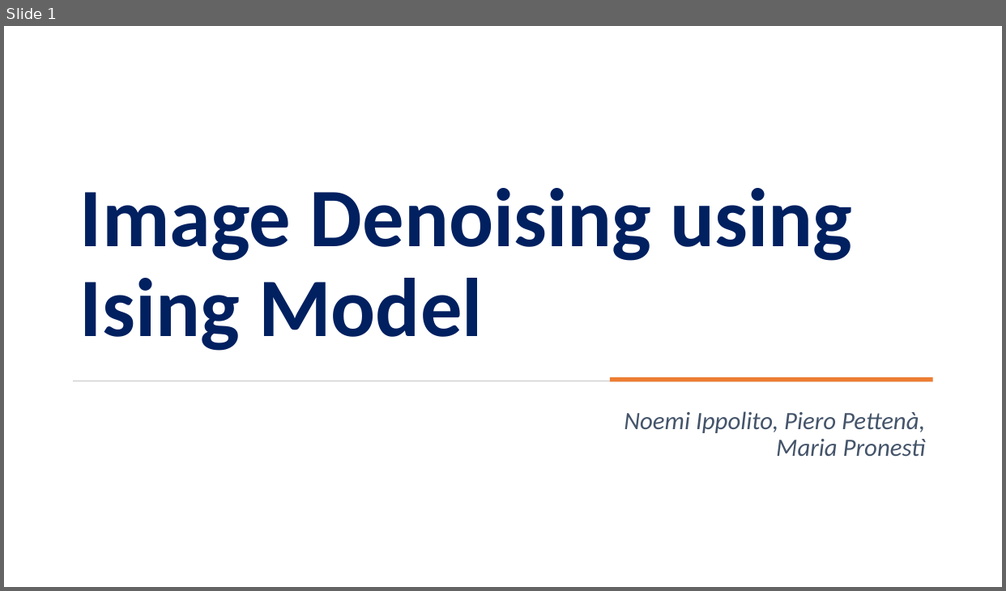
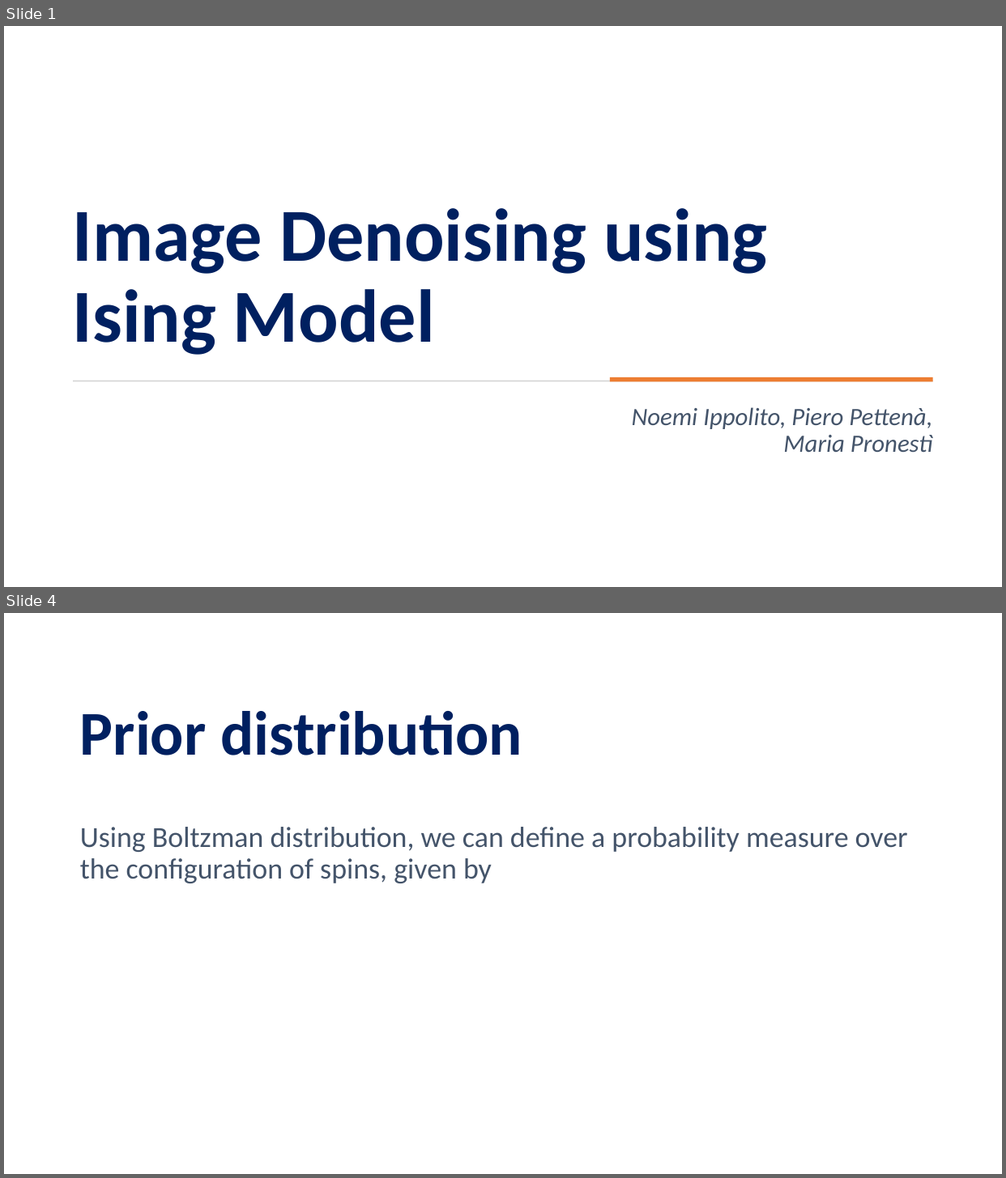
Before and after one commit to pettepiero/Ising-image-denoising, a slide deck: pml.pptm. Shown one above the other, each under a label of ours: slide 1 before the commit, slides 1 and 4 after it; the slides between them are not shown. The pictures are 1006x591 and 1006x1178 pixels, drawn with LibreOffice and Linux fonts; fonts in the diff are those of the drawing. Boxes give left, top, right and bottom in pixels: in the first picture for what was removed or moved away, otherwise in the second. Text is boxed around its words. In the diff, an @@ line names an element or a change of style, - is before the commit and + after.

```diff
--- a/pml.pptm
+++ b/pml.pptm
@@ slide 4 added at (x1=4, y1=613, x2=1002, y2=1174), background #FFFFFF @@
@@ title added at (x1=80, y1=711, x2=522, y2=756), 60 pt, text #002060, bold @@
+Prior distribution
@@ text added at (x1=80, y1=827, x2=908, y2=884), 28 pt, text #44546A @@
+Using Boltzman distribution, we can define a probability measure over the configuration of spins, given by
@@ slide 1 changed as well @@
@@ title "Image Denoising using Ising Model" at (x1=73, y1=208, x2=767, y2=355): size 80 to 72 pt @@
@@ subtitle "Noemi Ippolito, Piero Pettenà, Maria ..." moved from (x1=624, y1=412, x2=926, y2=456) to (x1=632, y1=408, x2=933, y2=452) @@
```
Also in this commit, not shown: 5 other slides changed, 11 other slides added, 9 slides removed.
